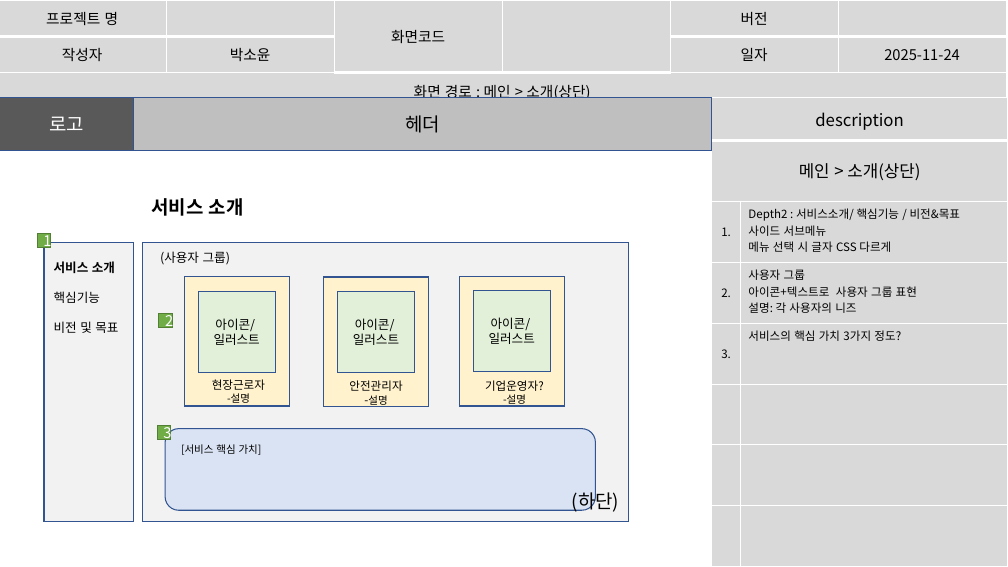
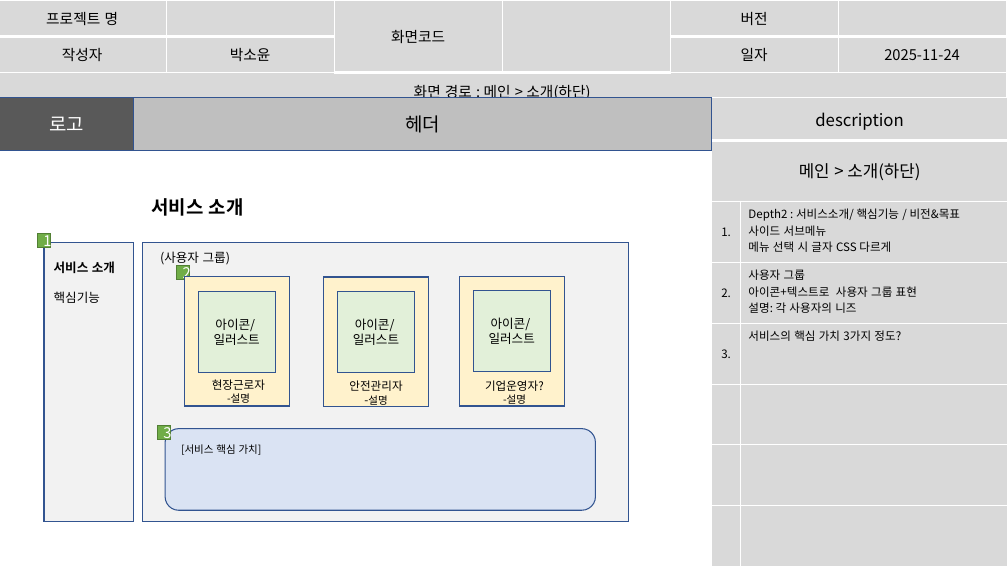
Before and after one commit to imyongchan/source, a slide deck: slide 11 of 스토리보드- 11.20/스토리보드_종합중 (2).pptx (slide 8 before the commit). Drawn at 1008x567 pixels with LibreOffice and Linux fonts; fonts in the diff are those of the drawing. Boxes give left, top, right and bottom in pixels: in the first picture for what was removed or moved away, otherwise in the second. Text is boxed around its words. In the diff, an @@ line names an element or a change of style, - is before the commit and + after.

```diff
--- a/스토리보드- 11.20/스토리보드_종합중 (2).pptx
+++ b/스토리보드- 11.20/스토리보드_종합중 (2).pptx
@@ table at [0, 0, 1006, 102] @@
-row 3, column 1: 화면 경로 : 메인 > 소개(상단)
+row 3, column 1: 화면 경로 : 메인 > 소개(하단)
@@ table at [712, 98, 1008, 567] @@
-row 2, column 1: 메인 > 소개(상단)
+row 2, column 1: 메인 > 소개(하단)
@@ rectangle "2": place and size @@
-rectangle "2" at [159, 314, 172, 328]
+rectangle "2" at [176, 265, 190, 280]
@@ text at [54, 321, 118, 333]: paragraph removed @@
-비전 및 목표
@@ text removed at [572, 488, 620, 512] @@
-(하단)
```
Also in this commit, not shown: 31 other slides changed, 14 slides added, 5 slides removed.
